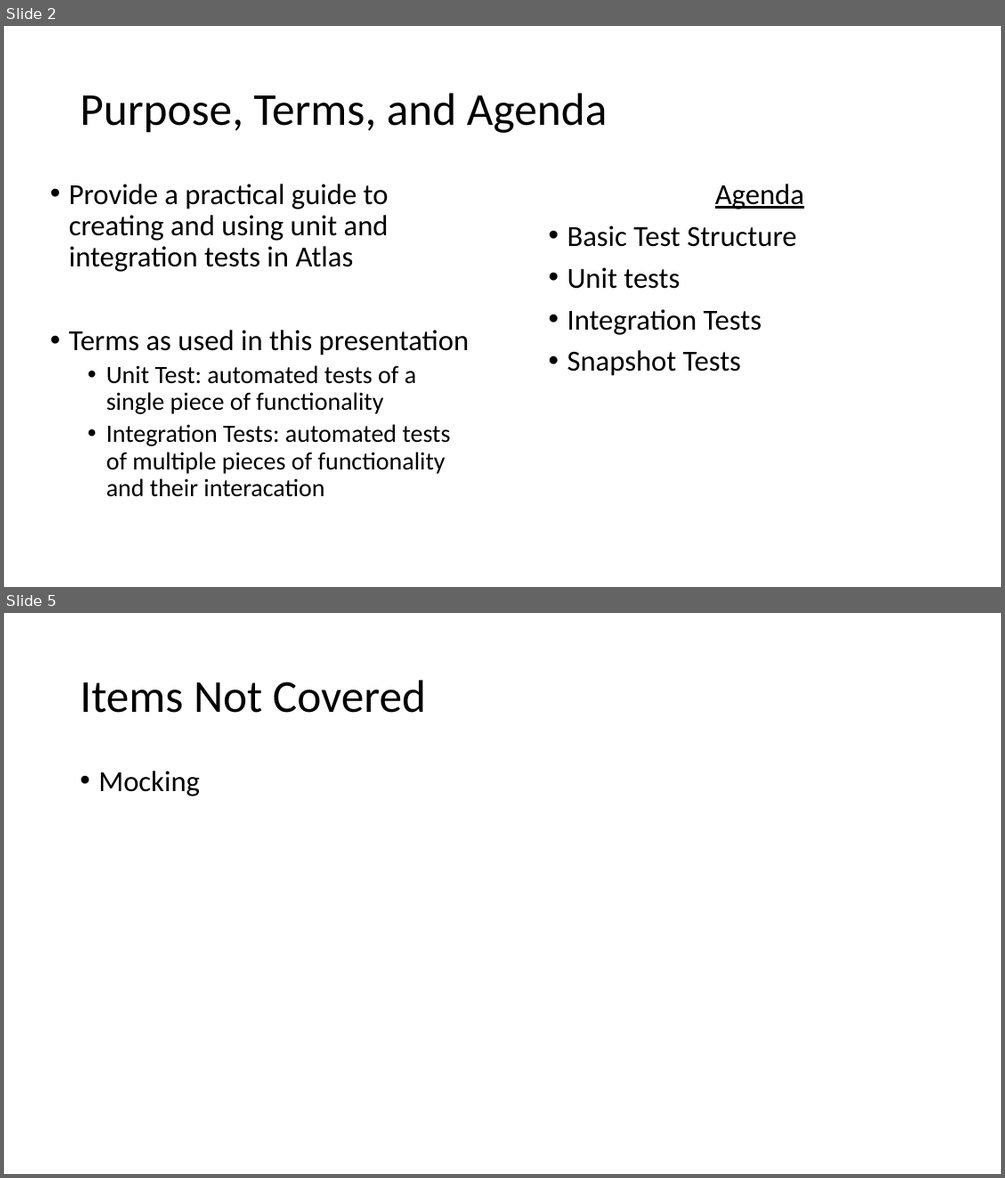
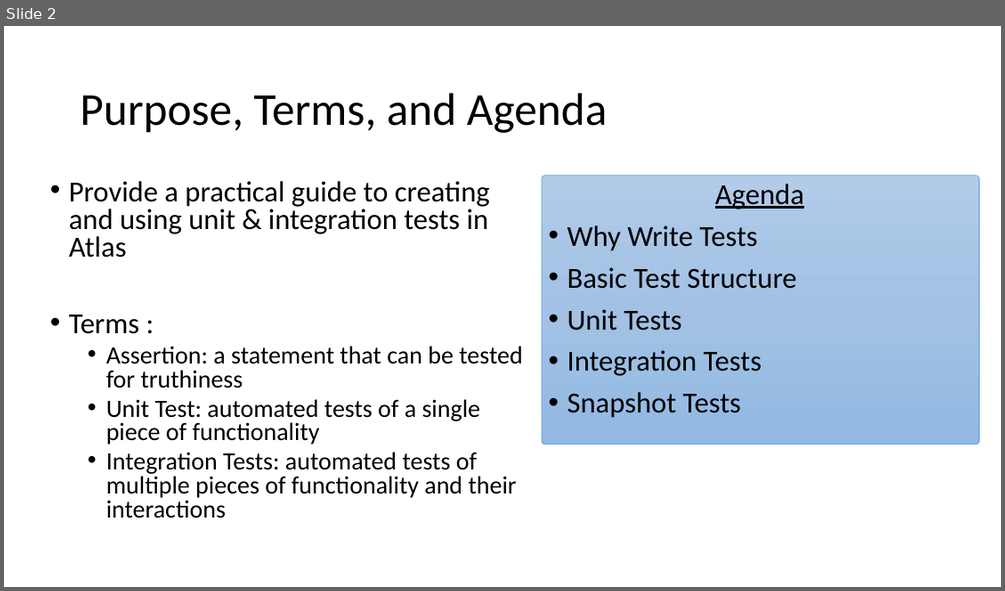
Before and after one commit to reggie3/testing-examples, a slide deck: TestingPresentation.pptx. Shown one above the other, each under a label of ours: slides 2 and 5 before the commit, slide 2 after it; the slides between them are not shown. The pictures are 1005x1178 and 1005x591 pixels, drawn with LibreOffice and Linux fonts; fonts in the diff are those of the drawing. Boxes give left, top, right and bottom in pixels: in the first picture for what was removed or moved away, otherwise in the second. Text is boxed around its words. In the diff, an @@ line names an element or a change of style, - is before the commit and + after.

```diff
--- a/TestingPresentation.pptx
+++ b/TestingPresentation.pptx
@@ slide 5 removed at [4,613,1001,1174], background #FFFFFF @@
@@ title removed at [80,680,426,713] @@
-Items Not Covered
@@ text removed at [98,771,200,796] @@
-• Mocking
@@ slide 2 changed as well @@
@@ text at [69,181,522,388]: text changed @@
-• Provide a practical guide to creating and using unit and integration tests in Atlas
-• Terms as used in this presentation
+• Provide a practical guide to creating and using unit & integration tests in Atlas
+• Terms :
+  • Assertion: a statement that can be tested for truthiness
@@ rounded rectangle added at [542,176,979,444], fill gradient #B1CBE9 to #A3C1E5 to #93B9E4, outline #5B9BD5 0.5 pt @@
@@ text at [567,225,757,251]: paragraph added @@
+• Why Write Tests
@@ text at [567,309,681,330]: text changed @@
-• Unit tests
+• Unit Tests
@@ text at [106,399,481,444]: line spacing 0.9 to 0.8 @@
@@ text at [106,451,517,518]: text changed @@
-  • Integration Tests: automated tests of multiple pieces of functionality and their interacation
+  • Integration Tests: automated tests of multiple pieces of functionality and their interactions
```
Also in this commit, not shown: 3 other slides changed, 15 slides added, 11 other files.
